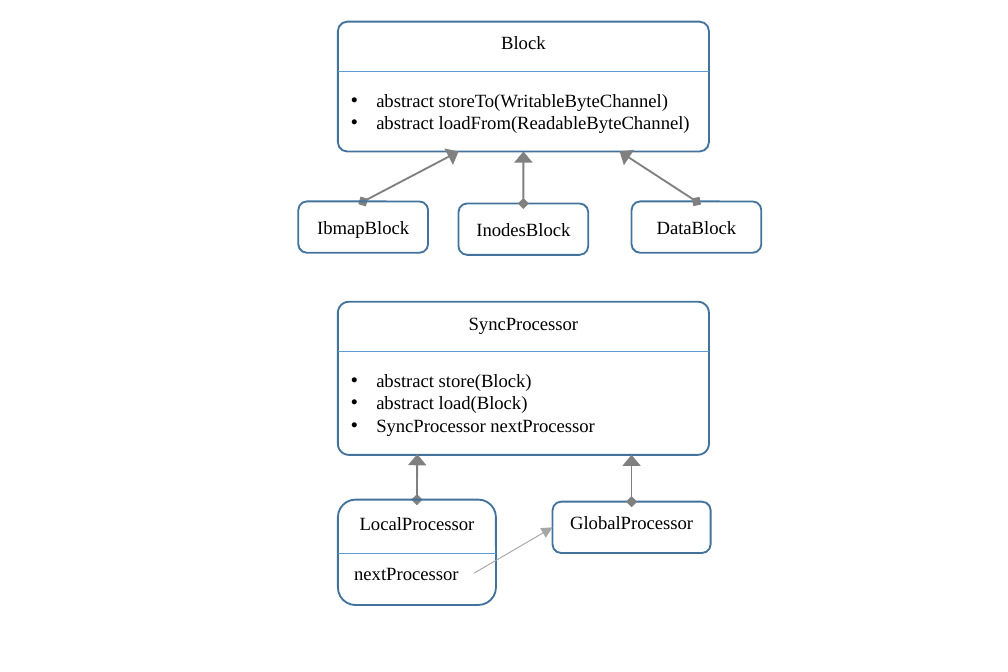
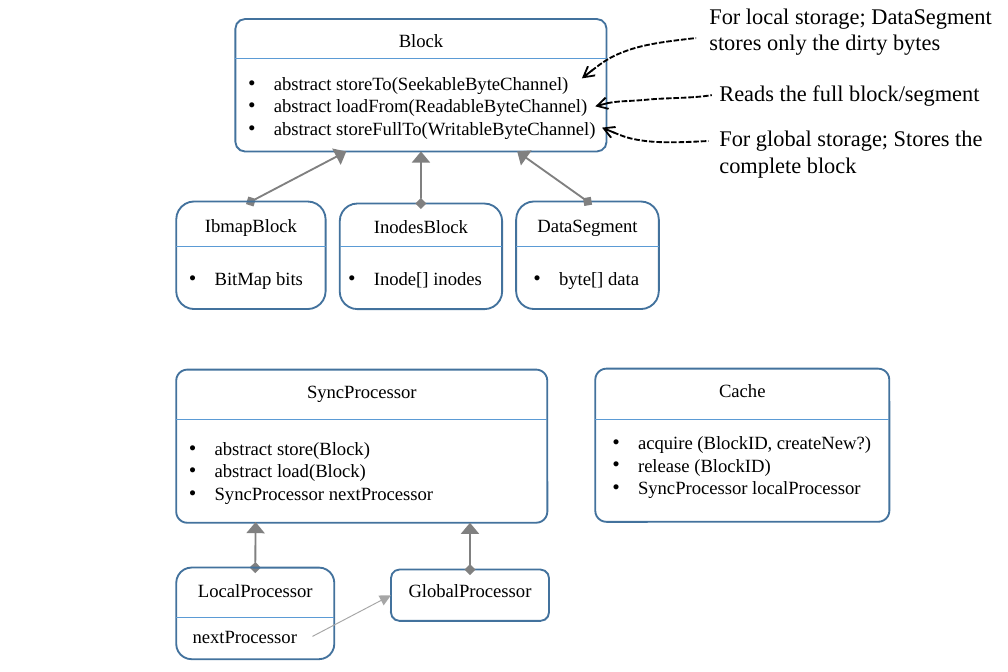
Before and after one commit to smash-bi/kawkab, a slide deck: slide 9 of docs/design/figures/fs-design.pptx. Drawn at 1008x672 pixels with LibreOffice and Linux fonts; fonts in the diff are those of the drawing. Boxes give left, top, right and bottom in pixels: in the first picture for what was removed or moved away, otherwise in the second. Text is boxed around its words. In the diff, an @@ line names an element or a change of style, - is before the commit and + after.

```diff
--- a/docs/design/figures/fs-design.pptx
+++ b/docs/design/figures/fs-design.pptx
@@ rounded rectangle "Block": place and size @@
-rounded rectangle "Block" at box(337, 22, 708, 152)
+rounded rectangle "Block" at box(235, 19, 606, 152)
@@ line moved from (337, 71) - (710, 71) to (235, 59) - (606, 59) @@
@@ text "abstract storeTo(SeekableByteChannel)": place and size @@
-text "abstract storeTo(SeekableByteChannel)" at box(376, 94, 690, 133)
+text "abstract storeTo(SeekableByteChannel)" at box(274, 77, 595, 139)
@@ text at box(274, 77, 568, 94): text changed @@
-• abstract storeTo(WritableByteChannel)
+• abstract storeTo(SeekableByteChannel)
@@ text at box(274, 122, 595, 139): paragraph added @@
+• abstract storeFullTo(WritableByteChannel)
@@ group added at box(176, 8, 991, 289): 6 texts, 3 lines, 3 freeform shapes @@
+• Inode[] inodes
+• byte[] data
+• BitMap bits
+For local storage; DataSegment stores only the dirty bytes
+Reads the full block/segment
+For global storage; Stores the complete block
@@ double arrow moved from (458, 152) - (363, 202) to (347, 152) - (251, 202) @@
@@ double arrow moved from (523, 152) - (523, 203) to (421, 152) - (421, 203) @@
@@ double arrow moved from (620, 152) - (696, 202) to (517, 152) - (587, 202) @@
@@ rounded rectangle "IbmapBlock": place and size @@
-rounded rectangle "IbmapBlock" at box(298, 202, 429, 253)
+rounded rectangle "IbmapBlock" at box(176, 202, 325, 309)
@@ rounded rectangle "InodesBlock": place and size @@
-rounded rectangle "InodesBlock" at box(458, 203, 589, 254)
+rounded rectangle "InodesBlock" at box(340, 203, 503, 309)
@@ vertical alignment middle to top in 3 elements at box(340, 203, 503, 309), box(176, 202, 325, 309), box(516, 202, 659, 309) @@
@@ rounded rectangle "DataSegment": place and size @@
-rounded rectangle "DataSegment" at box(632, 202, 762, 253)
+rounded rectangle "DataSegment" at box(516, 202, 659, 309)
@@ text in rounded rectangle at box(537, 219, 637, 236): text changed @@
-DataBlock
+DataSegment
@@ rounded rectangle added at box(595, 368, 890, 521), outline #43739E 1 pt, 10 pt, text #000000 @@
+Cache
@@ 2 texts, 2 lines, 1 double arrow: place and size @@
-2 texts, 2 lines, 1 double arrow at box(337, 352, 710, 581)
+2 texts, 2 lines, 1 double arrow at box(176, 419, 547, 644)
@@ line added from (595, 419) to (890, 419), #5B9BD5 0.5 pt @@
@@ text added at box(638, 436, 871, 498), 10 pt, text #000000 @@
+• acquire (BlockID, createNew?)
+• release (BlockID)
+• SyncProcessor localProcessor
@@ 2 rounded rectangles, 1 double arrow: place and size @@
-2 rounded rectangles, 1 double arrow at box(337, 301, 711, 552)
+2 rounded rectangles, 1 double arrow at box(176, 370, 550, 621)
@@ rounded rectangle "LocalProcessor": place and size @@
-rounded rectangle "LocalProcessor" at box(337, 500, 496, 605)
+rounded rectangle "LocalProcessor" at box(176, 567, 335, 659)
@@ arrow moved from (474, 573) - (552, 527) to (313, 637) - (391, 595) @@
```
Also in this commit, not shown: 1 other file.
